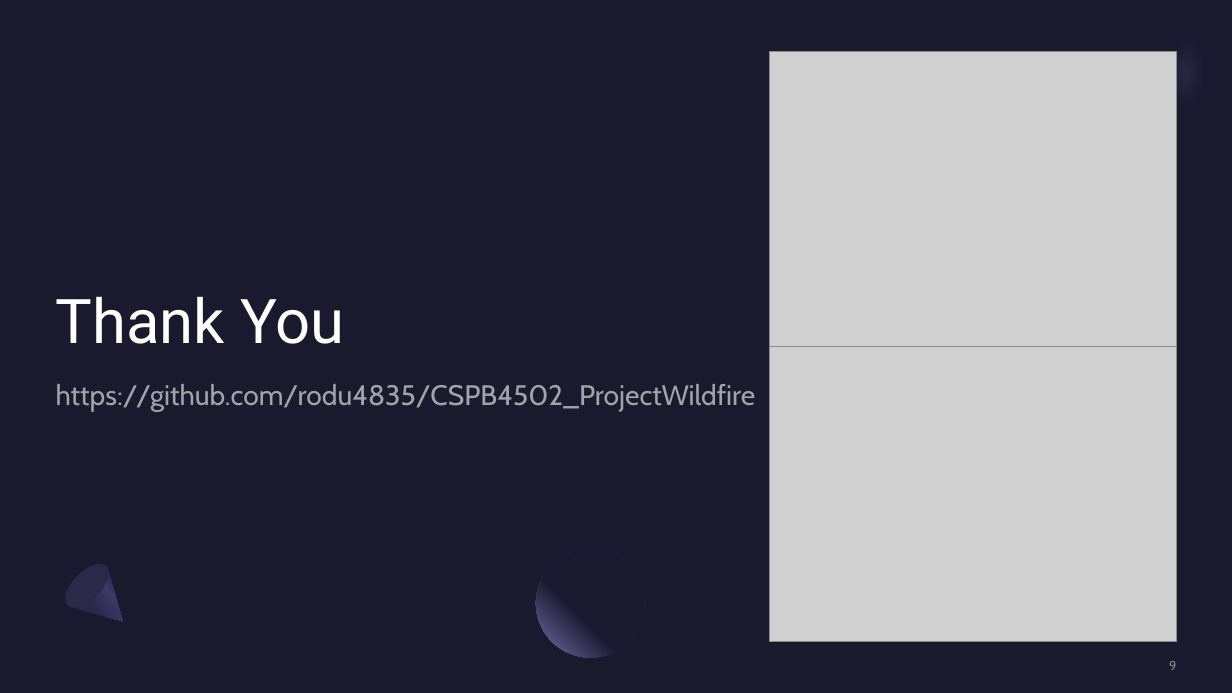
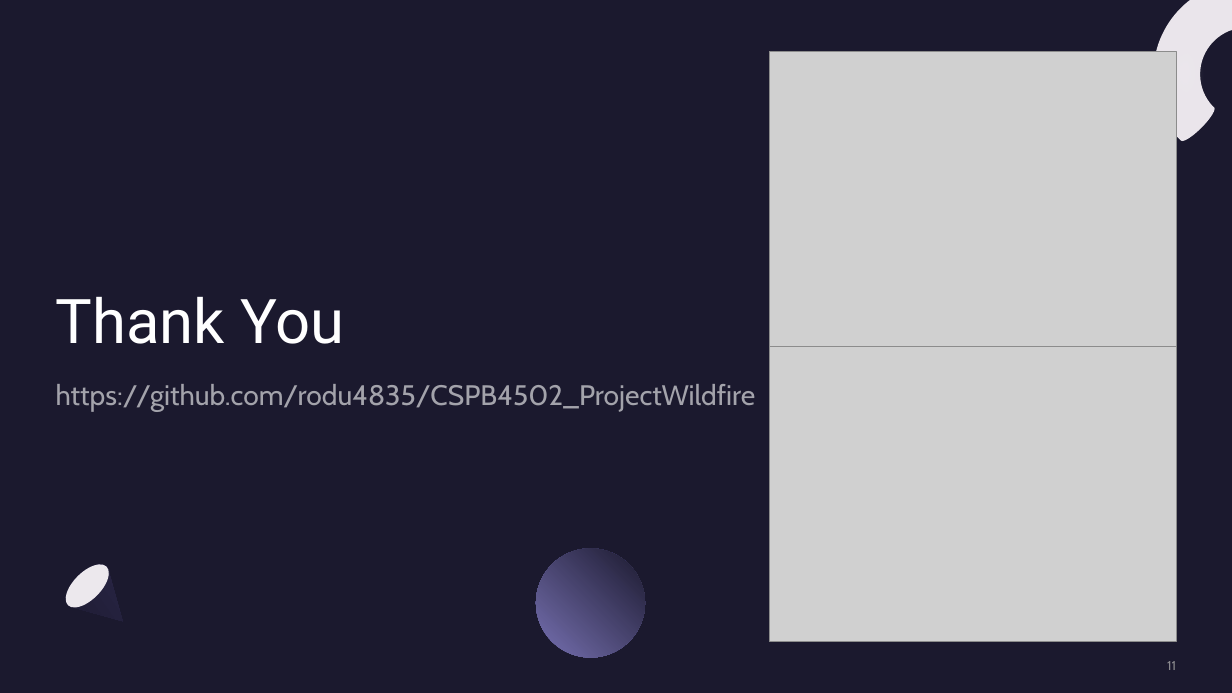
Before and after one commit to rodu4835/CSPB4502_ProjectWildfire, a slide deck: slide 11 of 03_ProjectWildfire_Part1.pptx (slide 9 before the commit). Drawn at 1232x693 pixels with LibreOffice and Linux fonts; fonts in the diff are those of the drawing; grey boxes stand for pictures. Boxes give left, top, right and bottom in pixels: in the first picture for what was removed or moved away, otherwise in the second. Text is boxed around its words. In the diff, an @@ line names an element or a change of style, - is before the commit and + after.

```diff
--- a/03_ProjectWildfire_Part1.pptx
+++ b/03_ProjectWildfire_Part1.pptx
@@ freeform shape added at <box>1115,0,1232,141</box>, fill #EAE5EB @@
@@ freeform shape at <box>1117,0,1232,151</box>: fill #7771B2 at 40% opacity to #F4F2F5 at 40% opacity; outline redrawn @@
@@ ellipse at <box>1177,104,1218,145</box>: fill #1B192E to #EAE5EB @@
@@ freeform shape at <box>58,558,142,641</box>: fill gradient #2C284A to #3C3867 to #1B192E to gradient #2C284A to #1B192E; outline redrawn @@
@@ ellipse at <box>59,558,116,615</box>: fill #2C284A to #ECE8ED @@
@@ ellipse at <box>536,549,645,658</box>: fill gradient #1B192E to #7771B2 to gradient #7771B2 to #1B192E @@
@@ page number at <box>1167,661,1176,670</box>: text changed @@
-9
+11
```
Also in this commit, not shown: 7 other slides changed, 2 slides added, 1 other file.
